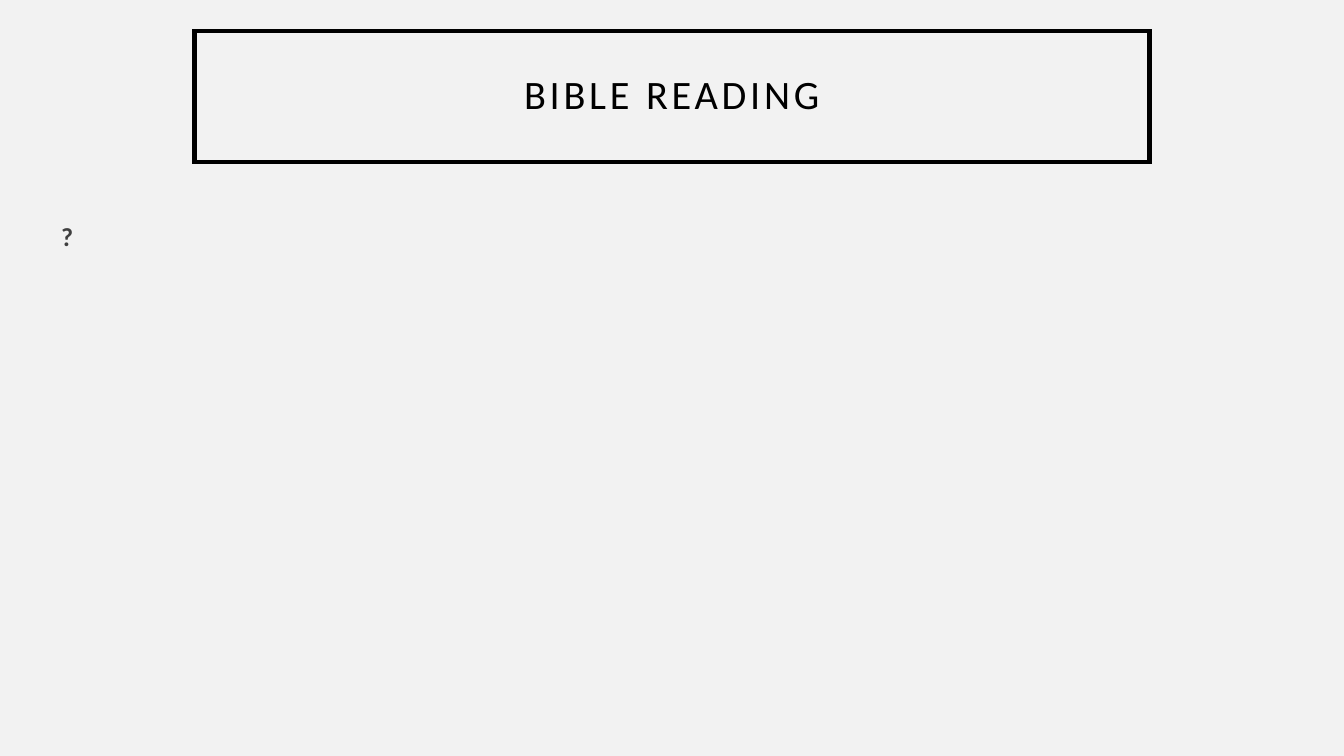
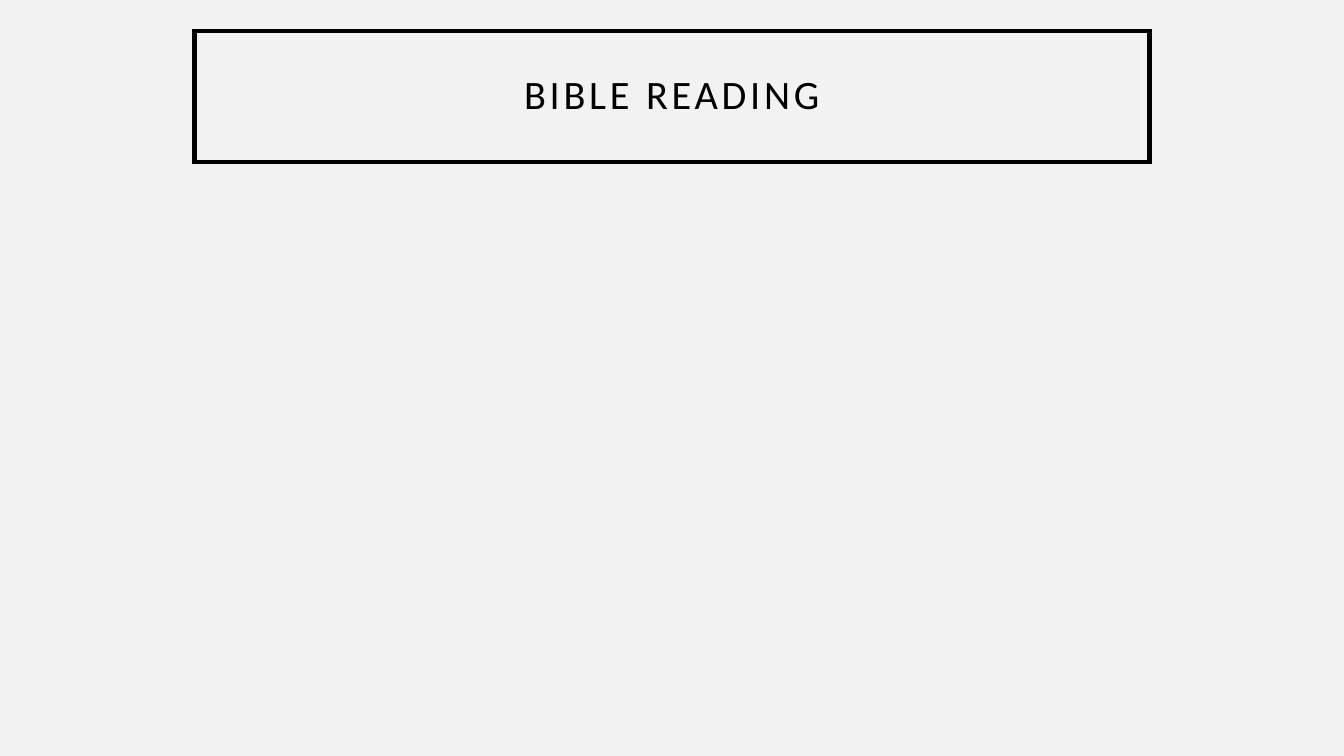
Before and after one commit to pangwuu/Weekly-powerpoint-maker, a slide deck: slide 43 of Slides/31_12_23.pptx. Drawn at 1344x756 pixels with LibreOffice and Linux fonts; fonts in the diff are those of the drawing. Boxes give left, top, right and bottom in pixels: in the first picture for what was removed or moved away, otherwise in the second. Text is boxed around its words. In the diff, an @@ line names an element or a change of style, - is before the commit and + after.

```diff
--- a/Slides/31_12_23.pptx
+++ b/Slides/31_12_23.pptx
@@ subtitle removed at (x1=47, y1=181, x2=1296, y2=632) @@
-?
```
Also in this commit, not shown: 4 other slides changed, 1 slide added, 1 slide removed.
